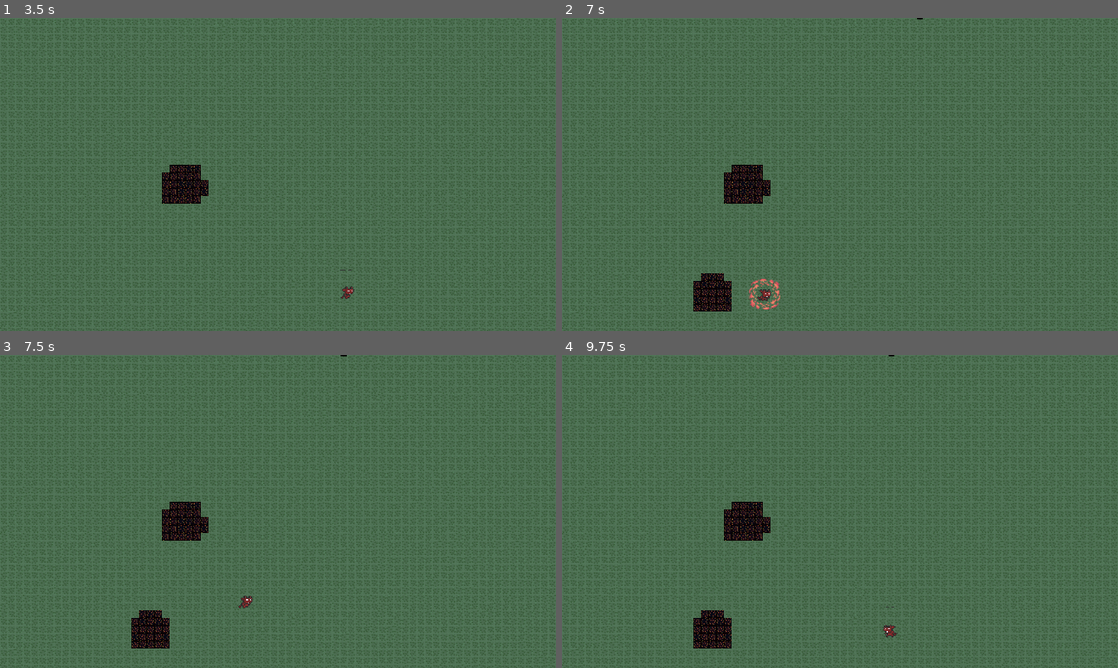
Above: before the commit, frames 1-4 (two rows, left to right).
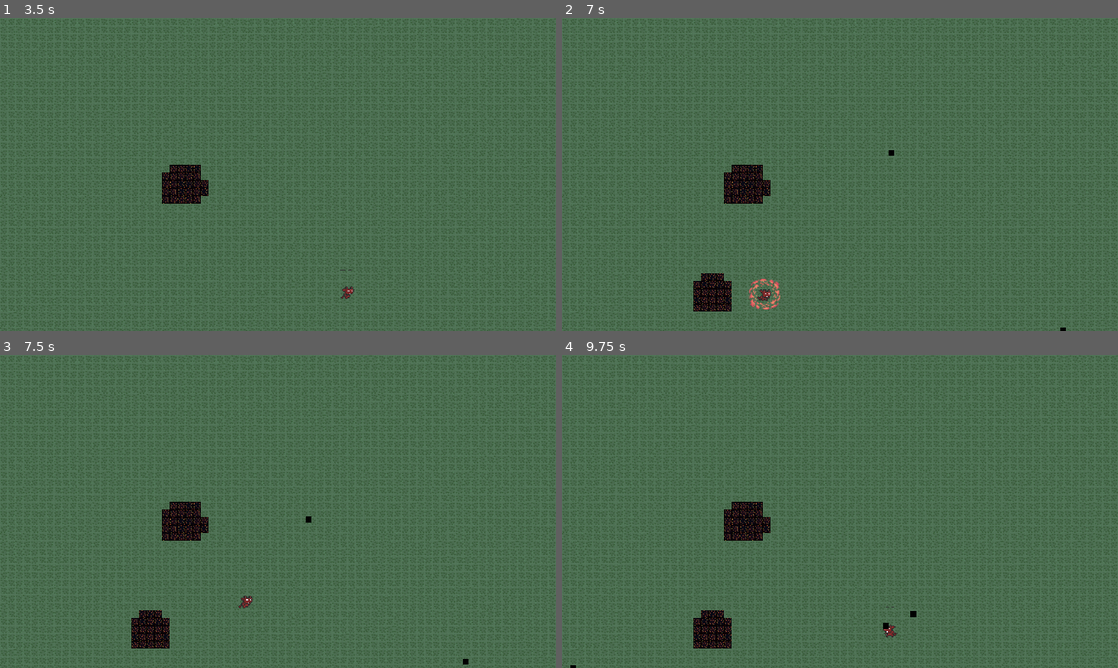
Above: after the commit, the same moments.

Repository: Seblis/They-won-t-survive
Game: Godot game, scene res://main.tscn
Same seed, same stepped clock (60 frames per second), same inputs: the game is played once before the commit and once after it.
Inputs:
- Up to frame 1 (3.5 s): click "Play" at 0.5 s; tap Enter at 1.25 s; hold Right (ui_right) 1.28-2.03 s; hold Down (ui_down) 2.03-2.78 s; tap Space at 2.75 s; hold Right (ui_right) from 2.78 s (still down)
- Up to frame 2 (7 s): release Right (ui_right) at 3.53 s; hold Up (ui_up) 3.53-4.28 s; hold Left (ui_left) 4.28-5.78 s; hold Down (ui_down) 5.78-6.53 s; hold Right (ui_right) from 6.53 s (still down)
- Up to frame 3 (7.5 s): release Right (ui_right) at 7.28 s; hold Up (ui_up) from 7.28 s (still down)
- Up to frame 4 (9.75 s): release Up (ui_up) at 8.03 s; hold Right (ui_right) 8.03-8.78 s; tap Enter at 8.75 s; hold Down (ui_down) 8.78-9.53 s; hold Left (ui_left) from 9.53 s (still down)

Frame 1 is identical in both runs. In frame 2, less than 0.1% of the frame differs, in the area x 58-91%, y 0-100%; in frame 3, less than 0.1%; in frame 4, less than 0.1%, in the area x 1-64%, y 0-100%.

Commit message:
Components added to PC, fixes to the collision masks

Diff:
--- a/components/HurtboxComponent.gd
+++ b/components/HurtboxComponent.gd
@@ -5,13 +5,13 @@
 ##
 ## Usage requires to add HealthComponent in the node inspector
 
-@export var hurtbox_area: Array[CollisionShape2D] = []
+#@export var hurtbox_area: Array[CollisionShape2D] = []
 @export var health: HealthComponent = null
 # we can add hit animation here
 
 
 func _on_body_entered(body):
-	if body.is_in_group(GameEngine.GROUP_PROJECTILE):
+	if body.is_in_group(GameEngine.GROUP_ENEMY_WEAPON):
 		health.damage(body.get_damage())
 		# TODO: some collision effect?
 		body.queue_free()
--- a/global/game_engine.gd
+++ b/global/game_engine.gd
@@ -1,3 +1,4 @@
 extends Node
 
-const GROUP_PROJECTILE = "projectile"
+const GROUP_ENEMY_WEAPON = "enemy_weapon"
+const GROUP_PLAYER_WEAPON = "player_weapon"
--- a/npcs/enemy_knight/enemy_knight.tscn
+++ b/npcs/enemy_knight/enemy_knight.tscn
@@ -9,7 +9,7 @@
 size = Vector2(12, 12)
 
 [node name="EnemyKnight" type="CharacterBody2D"]
-collision_mask = 2
+collision_layer = 16
 script = ExtResource("1_m70gr")
 
 [node name="ColorRect" type="ColorRect" parent="."]
--- a/player/player.tscn
+++ b/player/player.tscn
@@ -1,10 +1,12 @@
-[gd_scene load_steps=11 format=3 uid="uid://7jekns5y01qt"]
+[gd_scene load_steps=14 format=3 uid="uid://7jekns5y01qt"]
 
 [ext_resource type="Texture2D" uid="uid://cd4cs8hln34in" path="res://assets/sprites/Imp Sprite Sheet.png" id="1_8sb3y"]
 [ext_resource type="Script" path="res://player/player.gd" id="1_ukcj2"]
+[ext_resource type="PackedScene" uid="uid://b2go81nmxue1a" path="res://components/HealthComponent.tscn" id="3_gy1g6"]
+[ext_resource type="PackedScene" uid="uid://cflwltu4sv4i1" path="res://components/HurtboxComponent.tscn" id="4_uivmg"]
 
 [sub_resource type="RectangleShape2D" id="RectangleShape2D_c50aw"]
-size = Vector2(16, 14)
+size = Vector2(7, 11)
 
 [sub_resource type="Animation" id="Animation_6h1sl"]
 length = 0.001
@@ -113,7 +115,12 @@
 "run": SubResource("Animation_rw37y")
 }
 
+[sub_resource type="RectangleShape2D" id="RectangleShape2D_lkj30"]
+size = Vector2(12, 12)
+
 [node name="Player" type="CharacterBody2D"]
+collision_layer = 17
+collision_mask = 5
 script = ExtResource("1_ukcj2")
 
 [node name="Sprite2D" type="Sprite2D" parent="."]
@@ -124,6 +131,7 @@
 vframes = 12
 
 [node name="CollisionShape2D" type="CollisionShape2D" parent="."]
+position = Vector2(-0.5, 1.5)
 shape = SubResource("RectangleShape2D_c50aw")
 
 [node name="AnimationPlayer" type="AnimationPlayer" parent="."]
@@ -131,3 +139,12 @@
 "": SubResource("AnimationLibrary_kvblq")
 }
 autoplay = "idle"
+
+[node name="HealthComponent" parent="." instance=ExtResource("3_gy1g6")]
+
+[node name="HurtboxComponent" parent="." node_paths=PackedStringArray("health") instance=ExtResource("4_uivmg")]
+health = NodePath("../HealthComponent")
+
+[node name="CollisionShape2D" type="CollisionShape2D" parent="HurtboxComponent"]
+position = Vector2(0, 1)
+shape = SubResource("RectangleShape2D_lkj30")
--- a/project.godot
+++ b/project.godot
@@ -41,6 +41,7 @@
 2d_physics/layer_1="Player layer"
 2d_physics/layer_2="Corruption layer"
 2d_physics/layer_3="Enemy weapons layer"
+2d_physics/layer_5="Characters Layer"
 
 [rendering]
 
